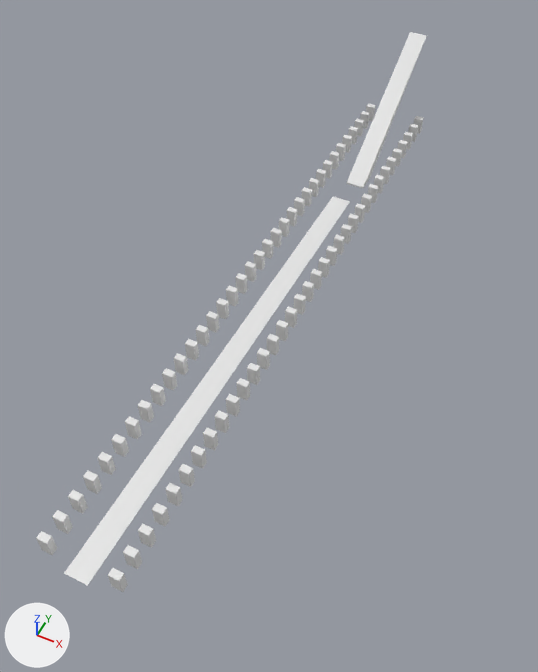
Before and after pictures for a commit that changed the glTF model src/assets/models/terrain.glb.
Camera for both pictures: a 50 mm lens placed at (21.8, -14.7, 49.9), pointed at (1.0, 26.9, -2.1). Every picture has the same lights, and +X, +Y and +Z are marked at lower left. Vertices at the same position are counted once.
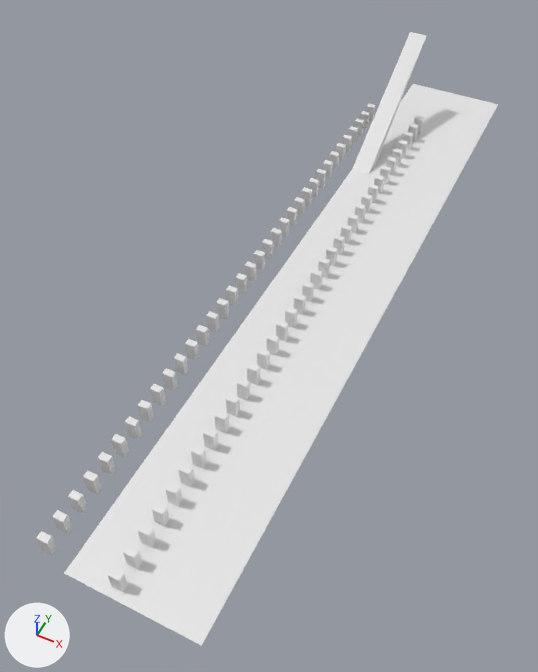
The change in detail:
me_plane has 4 vertices, 2 faces and spans x -1.0..1.0, y -1.0..46.4, z 0.0.
me_plane is used by ob_plane; location (0.0, 0.0, 0.0).
Part 1, on me_plane:
Vertex 1 of me_plane moves from (1.0, -1.0, 0.0) at pixel (87, 585) to (10.1, -1.0, 0.0) at pixel (201, 645).
Vertex 2 of me_plane moves from (-1.0, 46.4, 0.0) at pixel (332, 196) to (-1.0, 72.4, 0.0) at pixel (413, 83).
Vertex 3 of me_plane moves from (1.0, 46.4, 0.0) at pixel (350, 201) to (10.1, 72.4, 0.0) at pixel (498, 104).

Location of each change, (x1, y1, x2, y2) in pixels of the pictures (538 x 672 px):
'Plane', reshaped (52% wider, 44% taller): before (64, 196, 350, 586); after (64, 84, 498, 646)
